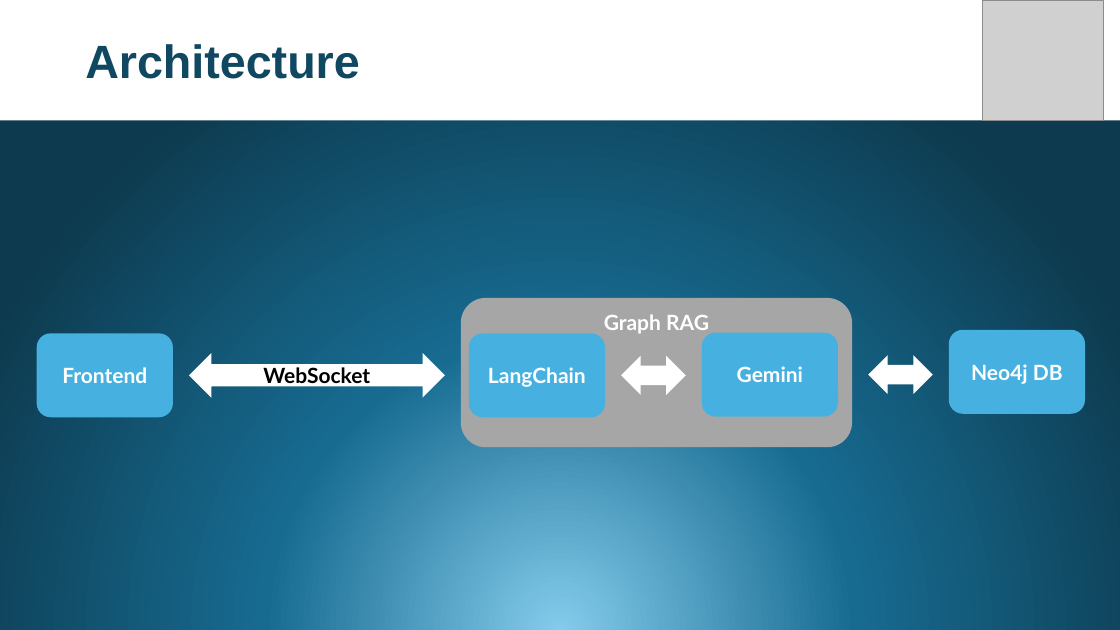
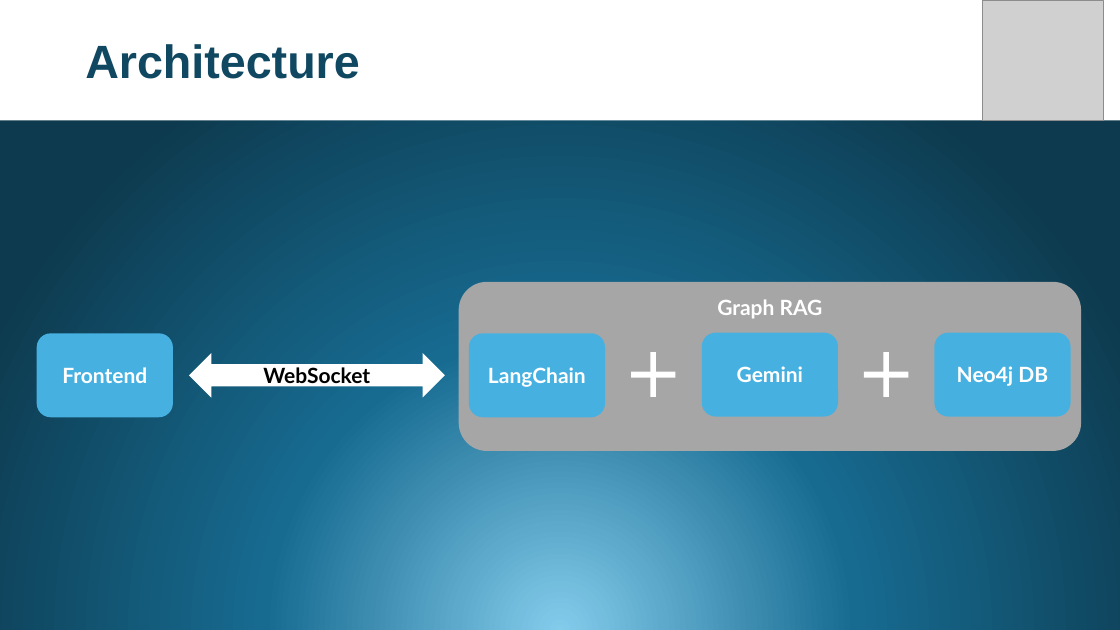
Before and after one commit to JannisMeyer/Hackaburg2025_Security_Info_Chatbot, a slide deck: slide 3 of Presentation/Presentation_SecPrompt.pptx. Drawn at 1120x630 pixels with LibreOffice and Linux fonts; fonts in the diff are those of the drawing; grey boxes stand for pictures. Boxes give left, top, right and bottom in pixels: in the first picture for what was removed or moved away, otherwise in the second. Text is boxed around its words. In the diff, an @@ line names an element or a change of style, - is before the commit and + after.

```diff
--- a/Presentation/Presentation_SecPrompt.pptx
+++ b/Presentation/Presentation_SecPrompt.pptx
@@ rounded rectangle "Graph RAG": place and size @@
-rounded rectangle "Graph RAG" at box(461, 298, 853, 448)
+rounded rectangle "Graph RAG" at box(459, 282, 1081, 451)
@@ up down arrow removed at box(622, 355, 686, 395) @@
@@ plus added at box(631, 352, 676, 397), fill #FFFFFF @@
@@ plus added at box(865, 352, 909, 397), fill #FFFFFF @@
@@ up down arrow removed at box(869, 355, 933, 395) @@
@@ rounded rectangle "Neo4j DB": place and size @@
-rounded rectangle "Neo4j DB" at box(949, 330, 1086, 414)
+rounded rectangle "Neo4j DB" at box(934, 333, 1070, 417)
```
Also in this commit, not shown: 4 other slides changed, 5 other files.
